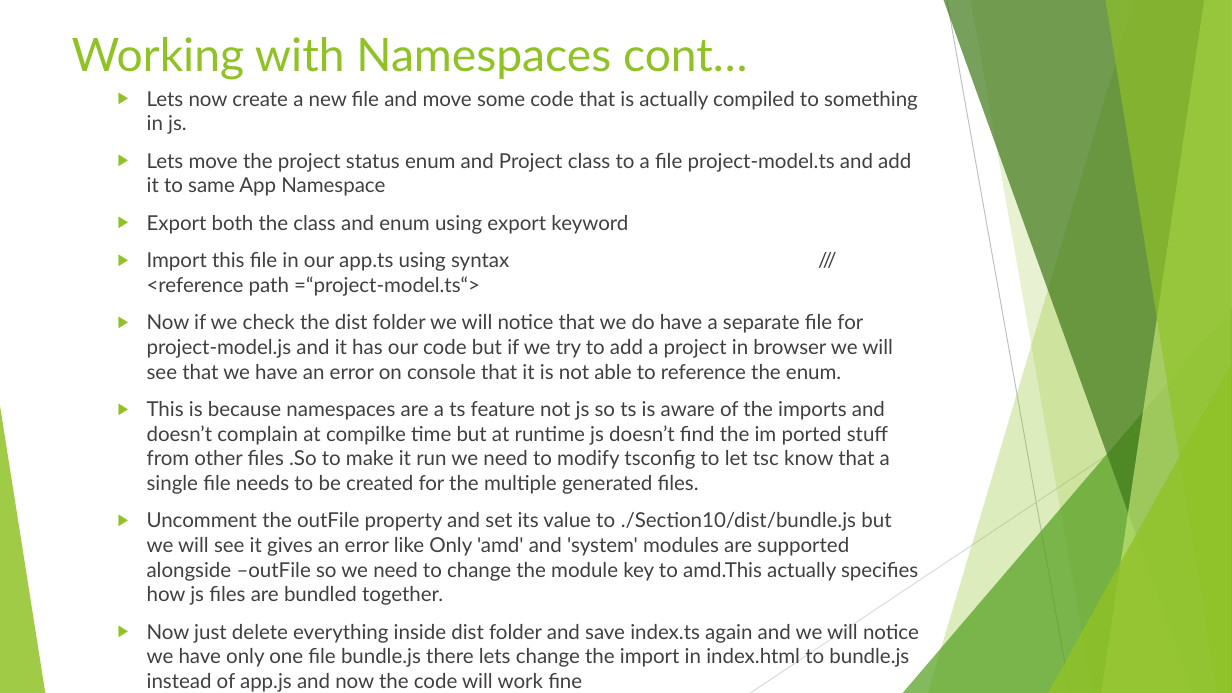
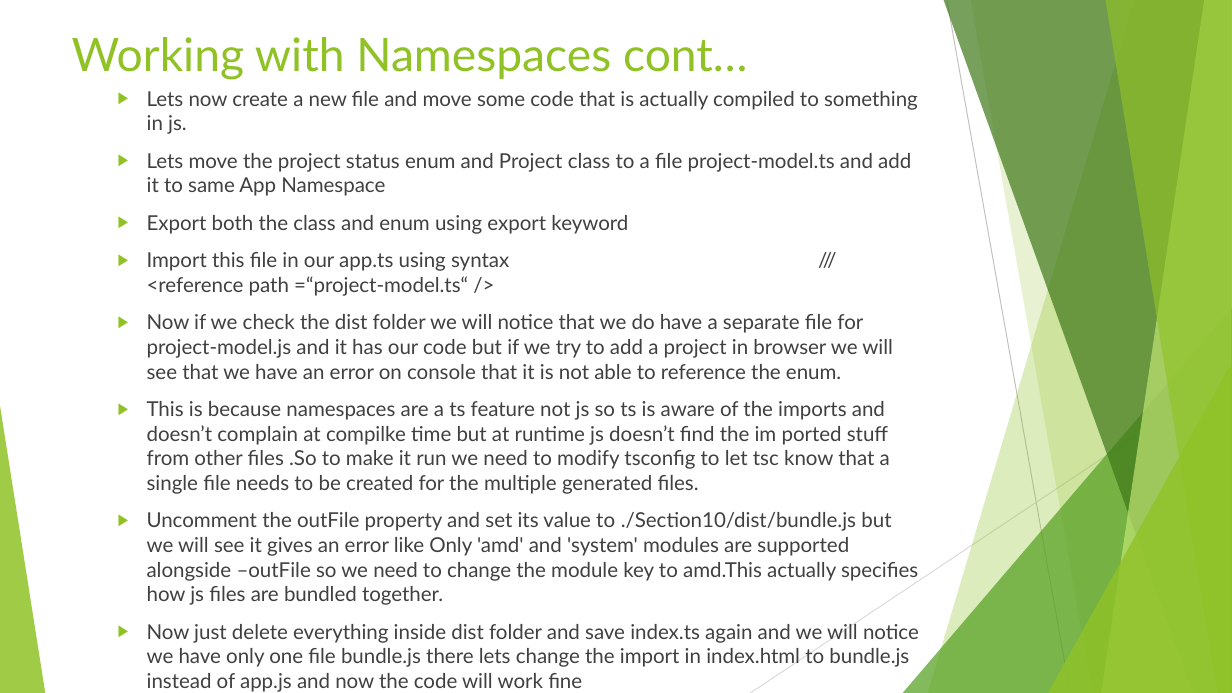
Before and after one commit to rudhrainfogain/TypeScript, a slide deck: slide 134 of PPT/TypeScriptv10.pptx. Drawn at 1232x693 pixels with LibreOffice and Linux fonts; fonts in the diff are those of the drawing. Boxes give left, top, right and bottom in pixels: in the first picture for what was removed or moved away, otherwise in the second. Text is boxed around its words. In the diff, an @@ line names an element or a change of style, - is before the commit and + after.

Commit message:
Namespaces complete

```diff
--- a/PPT/TypeScriptv10.pptx
+++ b/PPT/TypeScriptv10.pptx
@@ text at (147, 252, 509, 296): text changed @@
-  ▶ Import this file in our app.ts using syntax /// <reference path =“project-model.ts“>
+  ▶ Import this file in our app.ts using syntax /// <reference path =“project-model.ts“ />
```
Also in this commit, not shown: 1 other slide changed, 1 slide added, 13 other files.
